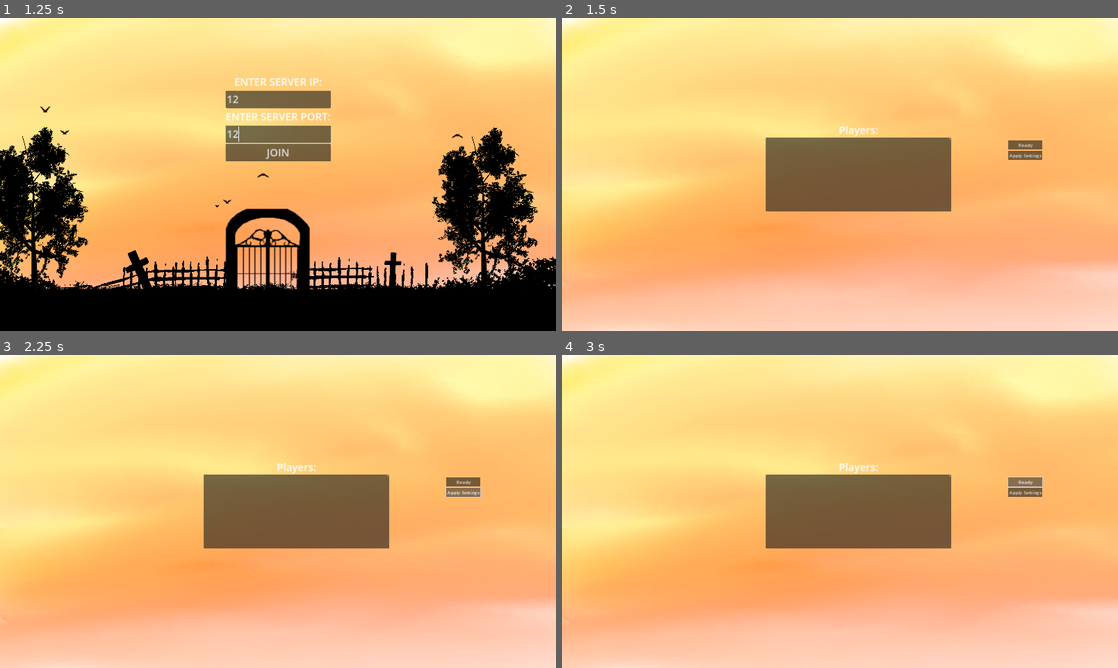
Above: before the commit, frames 1-4 (two rows, left to right).
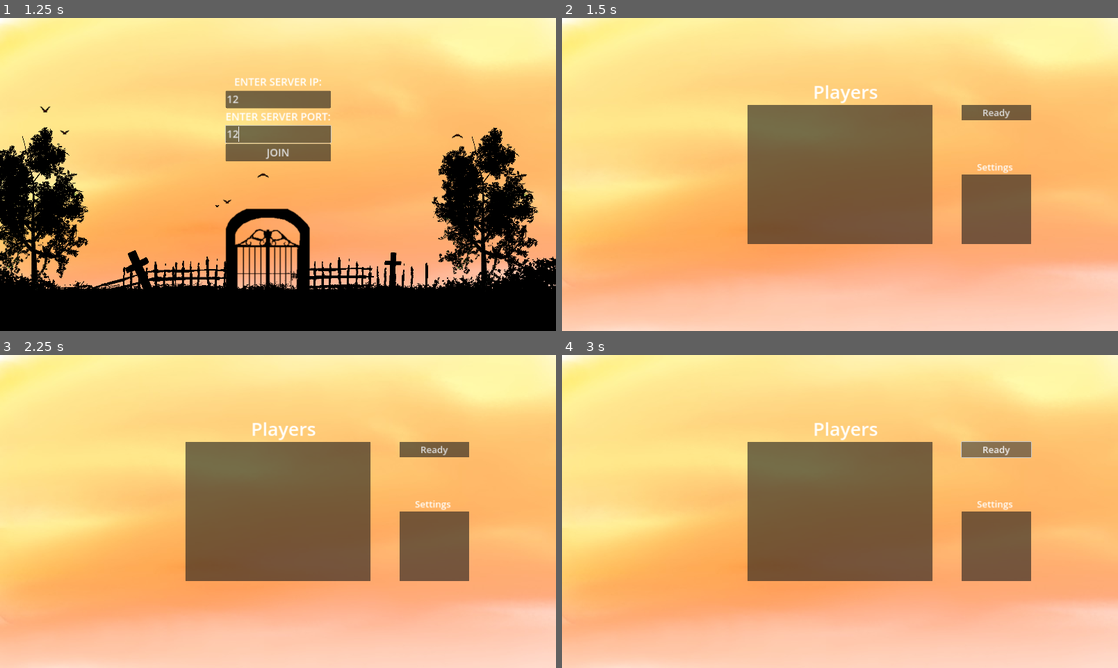
Above: after the commit, the same moments.

Repository: miikapalosaari/werewolfgame
Game: Godot game, scene res://scenes/MainMenu.tscn
Same seed, same stepped clock (60 frames per second), same inputs: the game is played once before the commit and once after it.
Inputs (mouse positions are in pixels of both pictures, inside the frame that each line leads up to):
- Up to frame 1 (1.25 s): click (278, 99) at 0.52 s; type "12" at 0.6 s; click (278, 133) at 0.75 s; type "12" at 0.83 s
- Up to frame 2 (1.5 s): click "JOIN" at 1.25 s
- Up to frame 3 (2.25 s): click (461, 492) at 2 s, where only the run before the commit has a clickable "Apply Settings"
- Up to frame 4 (3 s): click "Ready" at 2.75 s

Frame 1 is identical in both runs. In frame 2, 13% of the frame differs, in the area x 33-87%, y 21-73%; in frame 3, 13%; in frame 4, 13%.

Commit message:
Lobby scenen käyttöliittymää paranneltu. Asetuksia pystyy nyt vain lobby leader muuttamaan. Nyt asetuksia lähetetään serverille joka kerta, kun spinboxin arvoa muutetaan

Diff:
--- a/scenes/LobbyScene.tscn
+++ b/scenes/LobbyScene.tscn
@@ -31,87 +31,66 @@
 
 [node name="VBoxContainer" type="VBoxContainer" parent="."]
 layout_mode = 1
-anchors_preset = 14
-anchor_top = 0.5
-anchor_right = 1.0
-anchor_bottom = 0.5
-offset_left = 612.0
-offset_top = -100.0
-offset_right = 668.0
-offset_bottom = -69.0
-grow_horizontal = 2
-grow_vertical = 2
+offset_left = 420.0
+offset_top = -240.0
+offset_right = 660.0
+offset_bottom = -130.0
 size_flags_horizontal = 4
 size_flags_vertical = 4
 
 [node name="ReadyButton" type="Button" parent="VBoxContainer"]
 layout_mode = 2
 size_flags_vertical = 4
+theme_override_font_sizes/font_size = 32
 text = "Ready"
-
-[node name="ApplySettingsButton" type="Button" parent="VBoxContainer"]
-layout_mode = 2
-text = "Apply Settings"
 
 [node name="Panel" type="Panel" parent="."]
 layout_mode = 1
-anchors_preset = 8
-anchor_left = 0.5
-anchor_top = 0.5
-anchor_right = 0.5
-anchor_bottom = 0.5
-offset_left = -256.0
-offset_top = -128.0
-offset_right = 384.0
-offset_bottom = 128.0
-grow_horizontal = 2
-grow_vertical = 2
+offset_left = -320.0
+offset_top = -240.0
+offset_right = 320.0
+offset_bottom = 240.0
 
 [node name="Label" type="Label" parent="Panel"]
+layout_mode = 0
+offset_left = 220.0
+offset_top = -90.0
+offset_right = 460.0
+theme_override_font_sizes/font_size = 64
+text = "Players"
+horizontal_alignment = 1
+vertical_alignment = 1
+
+[node name="ScrollContainer" type="ScrollContainer" parent="Panel"]
 layout_mode = 1
-anchors_preset = 5
-anchor_left = 0.5
-anchor_right = 0.5
-offset_left = -68.0
-offset_top = -50.0
-offset_right = 68.0
-grow_horizontal = 2
-size_flags_horizontal = 4
-size_flags_vertical = 0
-theme_override_font_sizes/font_size = 36
-text = "Players:"
-horizontal_alignment = 1
+offset_right = 640.0
+offset_bottom = 480.0
+horizontal_scroll_mode = 0
 
-[node name="PlayersContainer" type="VBoxContainer" parent="Panel"]
-custom_minimum_size = Vector2(640, 256)
-layout_mode = 1
-anchors_preset = 8
-anchor_left = 0.5
-anchor_top = 0.5
-anchor_right = 0.5
-anchor_bottom = 0.5
-offset_left = -320.0
-offset_top = -128.0
-offset_right = 320.0
-offset_bottom = 128.0
-grow_horizontal = 2
-grow_vertical = 2
-
-[node name="ScrollContainer" type="ScrollContainer" parent="Panel/PlayersContainer"]
-clip_contents = false
-layout_mode = 2
-
-[node name="PlayerList" type="VBoxContainer" parent="Panel/PlayersContainer/ScrollContainer"]
-custom_minimum_size = Vector2(640, 196)
+[node name="PlayerList" type="VBoxContainer" parent="Panel/ScrollContainer"]
 layout_mode = 2
 size_flags_horizontal = 3
+size_flags_vertical = 3
 
-[node name="RoleSettingsContainer" type="VBoxContainer" parent="."]
+[node name="RolePanel" type="Panel" parent="."]
 layout_mode = 0
-offset_left = 572.0
-offset_top = 53.0
-offset_right = 612.0
-offset_bottom = 93.0
+offset_left = 420.0
+offset_right = 660.0
+offset_bottom = 240.0
+
+[node name="Label" type="Label" parent="RolePanel"]
+layout_mode = 0
+offset_left = 50.0
+offset_top = -50.0
+offset_right = 180.0
+theme_override_font_sizes/font_size = 32
+text = "Settings"
+horizontal_alignment = 1
+vertical_alignment = 1
+
+[node name="RoleSettingsContainer" type="VBoxContainer" parent="RolePanel"]
+layout_mode = 1
+offset_right = 240.0
+offset_bottom = 240.0
 
 [connection signal="pressed" from="VBoxContainer/ReadyButton" to="." method="_on_ready_button_pressed"]
-[connection signal="pressed" from="VBoxContainer/ApplySettingsButton" to="." method="_on_apply_settings_button_pressed"]
--- a/scripts/GameManager.gd
+++ b/scripts/GameManager.gd
@@ -135,14 +135,14 @@
 	get_tree().change_scene_to_file("res://scenes/MainScene.tscn")
 
 @rpc("any_peer")
-func updateRoleCounts(newCounts: Dictionary):
+func updateRoleCounts(roleID: String, value: int):
 	if not multiplayer.is_server():
 		return
 	if multiplayer.get_remote_sender_id() != lobbyLeader:
 		print("Only lobby leader can update role counts")
 		return
 
-	roleCounts = newCounts
+	roleCounts[roleID] = value
 	print("Updated role counts:", roleCounts)
 	broadcastState()
 
--- a/scripts/Lobby.gd
+++ b/scripts/Lobby.gd
@@ -1,7 +1,7 @@
 extends Control
 
-@onready var playerList = $Panel/PlayersContainer/ScrollContainer/PlayerList
-@onready var roleSettings = $RoleSettingsContainer
+@onready var playerList = $Panel/ScrollContainer/PlayerList
+@onready var roleSettings = $RolePanel/RoleSettingsContainer
 var localState: Dictionary = {}
 
 func _ready() -> void:
@@ -24,6 +24,7 @@
 	for id in players.keys():
 		var data = players[id]
 		var label = Label.new()
+		label.custom_minimum_size.y = 40
 		label.size_flags_horizontal = Control.SIZE_EXPAND_FILL
 		label.horizontal_alignment = HORIZONTAL_ALIGNMENT_CENTER
 		label.add_theme_font_size_override("font_size", 36)
@@ -43,6 +44,10 @@
 		child.queue_free()
 
 	var counts = localState.get("roleCounts", {})
+	var leaderID = localState.get("leader")
+	var selfID = localState.get("selfID")
+
+	var iAmLeader = (selfID == leaderID)
 
 	for roleID in roles.keys():
 		var row = HBoxContainer.new()
@@ -51,26 +56,25 @@
 		var label = Label.new()
 		label.text = roleID
 		label.size_flags_horizontal = Control.SIZE_EXPAND_FILL
+		row.add_child(label)
 
-		var input = SpinBox.new()
-		input.min_value = 0
-		input.max_value = 20
-		input.name = roleID
-
-		# Use server value if available
-		input.value = counts.get(roleID, 0)
-
-		row.add_child(label)
-		row.add_child(input)
+		if iAmLeader:
+			var input = SpinBox.new()
+			input.min_value = 0
+			input.max_value = 20
+			input.name = roleID
+			input.value = counts.get(roleID, 0)
+			input.connect("value_changed", Callable(self, "_on_spinbox_value_changed").bind(roleID))
+			row.add_child(input)
+		else:
+			var valueLabel = Label.new()
+			valueLabel.text = str(counts.get(roleID, 0))
+			valueLabel.size_flags_horizontal = Control.SIZE_FILL
+			row.add_child(valueLabel)
 		roleSettings.add_child(row)
 
 func _on_ready_button_pressed() -> void:
 	GameManager.rpc_id(1, "playerReady")
 
-func _on_apply_settings_button_pressed() -> void:
-	var newCounts: Dictionary = {}
-	for row in roleSettings.get_children():
-		var inputNode = row.get_child(1)  # SpinBox is second child
-		var roleID = inputNode.name
-		newCounts[roleID] = int(inputNode.value)
-	GameManager.rpc_id(1, "updateRoleCounts", newCounts)
+func _on_spinbox_value_changed(value, roleID):
+	GameManager.rpc_id(1, "updateRoleCounts", roleID, value)
